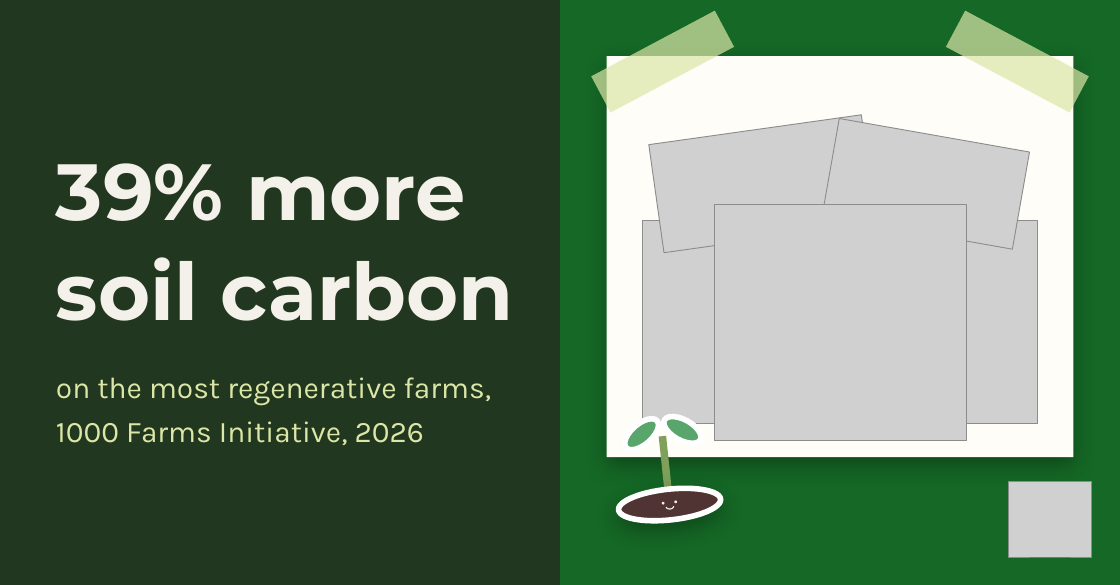
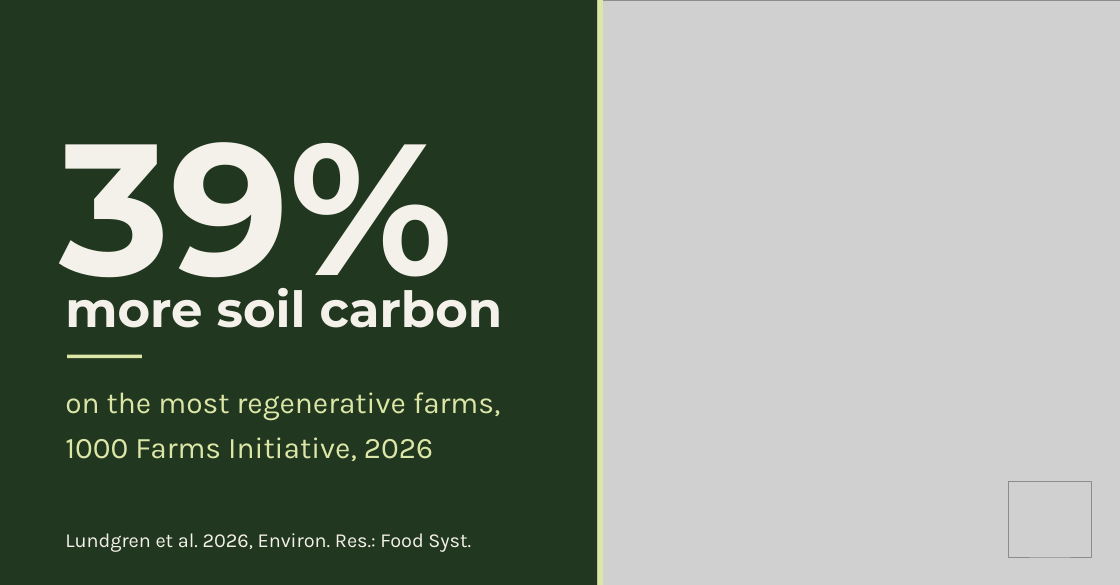
Before and after one commit to linneamoritznyc/SFW-SocialMedia, a slide deck: slide 1 of templates/posts/october/02-10-2026-fri-li-1000-farms-study.pptx. Drawn at 1120x585 pixels with LibreOffice and Linux fonts; fonts in the diff are those of the drawing; grey boxes stand for pictures. Boxes give left, top, right and bottom in pixels: in the first picture for what was removed or moved away, otherwise in the second. Text is boxed around its words. In the diff, an @@ line names an element or a change of style, - is before the commit and + after.

```diff
--- a/templates/posts/october/02-10-2026-fri-li-1000-farms-study.pptx
+++ b/templates/posts/october/02-10-2026-fri-li-1000-farms-study.pptx
@@ rectangle removed at [560,0,1120,585] @@
@@ rectangle removed at [591,11,734,113] @@
@@ picture added at [598,0,1120,585] @@
@@ rectangle added at [598,0,603,585], fill #DBE6A7 @@
@@ rectangle removed at [946,11,1088,113] @@
@@ rectangle removed at [607,56,1073,457] @@
@@ picture removed at [648,115,877,253] @@
@@ picture removed at [823,118,1030,249] @@
@@ text added at [60,142,453,317], 150 pt, text #F4F1EA, bold @@
+39%
@@ picture removed at [715,204,966,440] @@
@@ picture removed at [642,220,1038,424] @@
@@ text at [65,288,503,328]: text changed; size 64 to 40 pt @@
-39% more
-soil carbon
+more soil carbon
@@ rectangle added at [67,355,142,358], fill #DBE6A7 @@
@@ text "on the most regenerative farms,": place and size @@
-text "on the most regenerative farms," at [56,377,491,445]
+text "on the most regenerative farms," at [65,392,500,461]
@@ group removed at [617,412,723,525]: 5 ellipses, 1 rectangle, 1 arch (boxed as its full ring) @@
@@ text added at [65,533,471,552], 16 pt, text #F4F1EA @@
+Lundgren et al. 2026, Environ. Res.: Food Syst.
```
Also in this commit, not shown: 14 other files.
